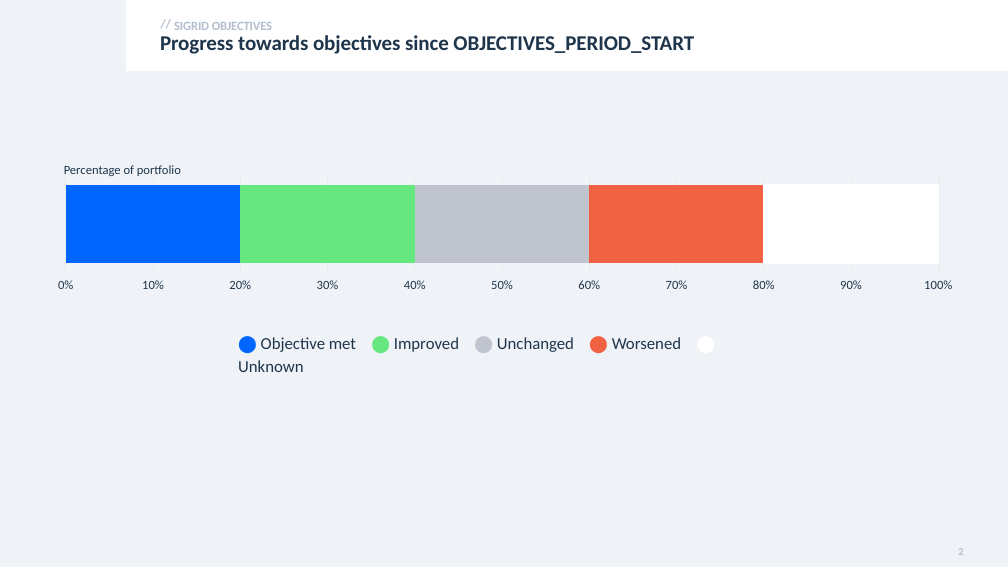
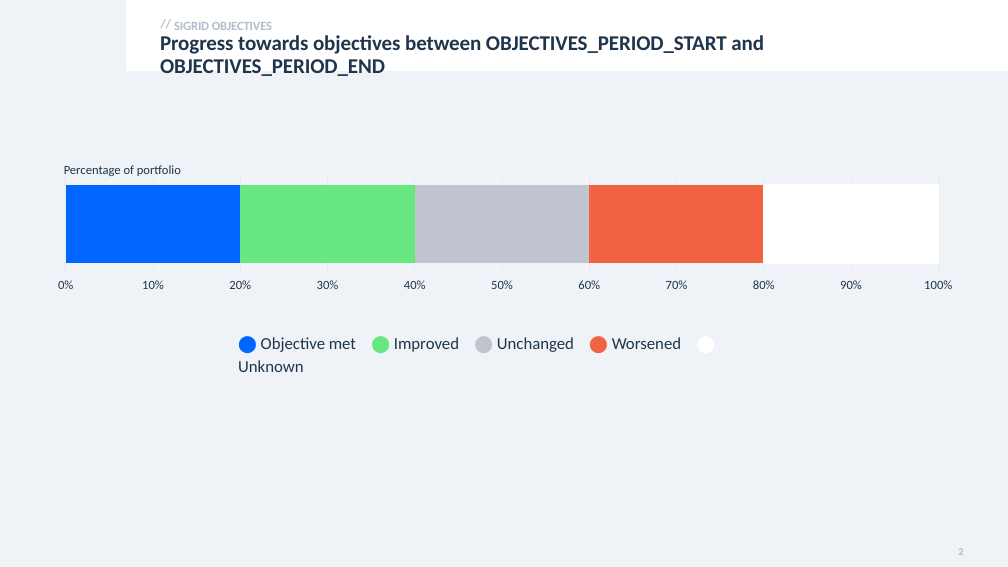
Before and after one commit to mardibiase/sigrid-integrations, a slide deck: slide 2 of report-generator/src/report_generator/presets/templates/objectives.pptx. Drawn at 1008x567 pixels with LibreOffice and Linux fonts; fonts in the diff are those of the drawing. Boxes give left, top, right and bottom in pixels: in the first picture for what was removed or moved away, otherwise in the second. Text is boxed around its words. In the diff, an @@ line names an element or a change of style, - is before the commit and + after.

Commit message:
Respect the existing --start option.

```diff
--- a/report-generator/src/report_generator/presets/templates/objectives.pptx
+++ b/report-generator/src/report_generator/presets/templates/objectives.pptx
@@ title at (160, 35, 764, 76): text changed @@
-Progress towards objectives since OBJECTIVES_PERIOD_START
+Progress towards objectives between OBJECTIVES_PERIOD_START and OBJECTIVES_PERIOD_END
```
Also in this commit, not shown: 1 other slide changed, 3 other files.
